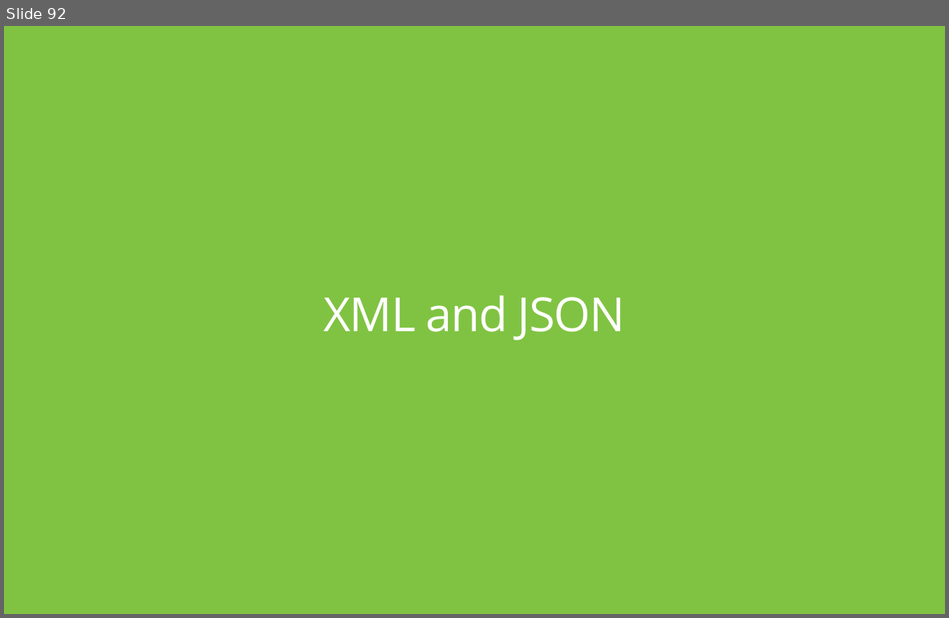
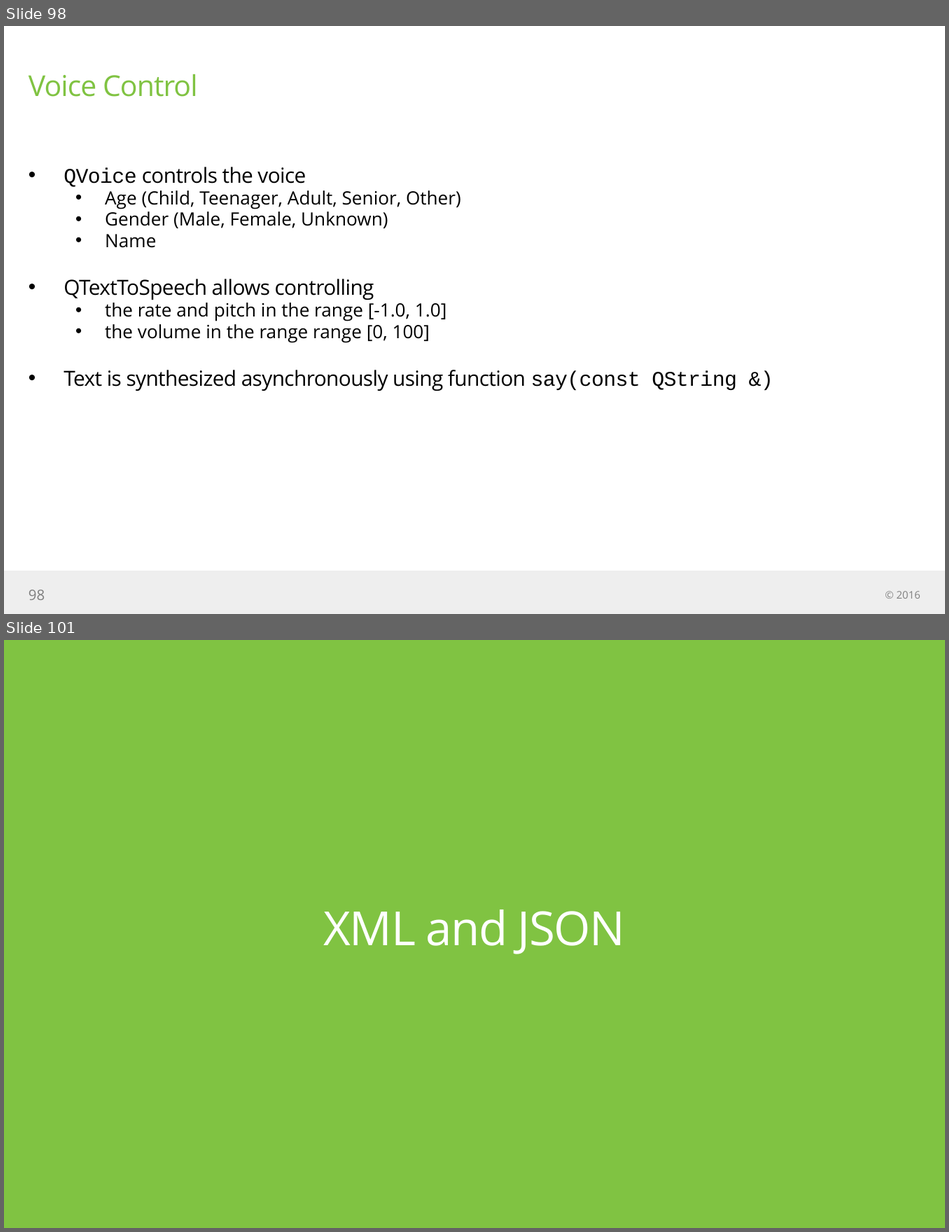
Before and after one commit to jigneshBadrakhiya/training-material, a slide deck: engine/docs/engine edition slideware.pptx. Shown one above the other, each under a label of ours: slide 92 before the commit, slides 98 and 101 after it; the slides between them are not shown. The pictures are 949x618 and 949x1232 pixels, drawn with LibreOffice and Linux fonts; fonts in the diff are those of the drawing. Boxes give left, top, right and bottom in pixels: in the first picture for what was removed or moved away, otherwise in the second. Text is boxed around its words. In the diff, an @@ line names an element or a change of style, - is before the commit and + after.

Commit message:
Qt Speech and SCXML added

```diff
--- a/engine/docs/engine edition slideware.pptx
+++ b/engine/docs/engine edition slideware.pptx
@@ slide 98 added at [4, 26, 945, 614], background #FFFFFF @@
@@ title added at [28, 74, 198, 97], 22 pt, text #80C342 @@
+Voice Control
@@ text added at [63, 167, 737, 391], 14 pt, text #000000 @@
+• QVoice controls the voice
+  • Age (Child, Teenager, Adult, Senior, Other)
+  • Gender (Male, Female, Unknown)
+  • Name
+• QTextToSpeech allows controlling
+  • the rate and pitch in the range [-1.0, 1.0]
+  • the volume in the range range [0, 100]
+• Text is synthesized asynchronously using function say(const QString &)
@@ rectangle added at [4, 571, 945, 614], fill #EEEEEE @@
@@ page number added at [28, 590, 45, 600], 11 pt, text #7F7F7F @@
+98
@@ text added at [896, 591, 920, 599], 8 pt, text #808080 @@
+© 2016
@@ what was slide 92 is now slide 101 @@
```
Also in this commit, not shown: 12 slides changed, 25 other slides added.
